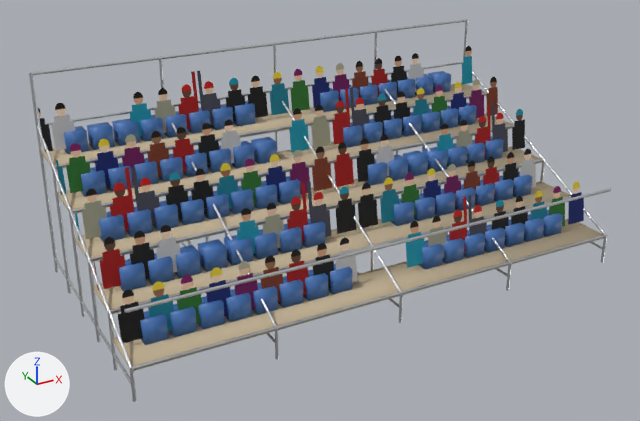
What one commit did to the glTF model content/props/grandstand/scaffold_10m_crowd.glb.
Rendered twice from a 50 mm camera at (-8.04, -11.59, 8.37) aimed at (-0.37, 2.37, 1.39). The lights are fixed; the arrows at lower left show +X, +Y and +Z. The first picture is the older version.

The first picture shows 'scaffold_10m_crowd'.
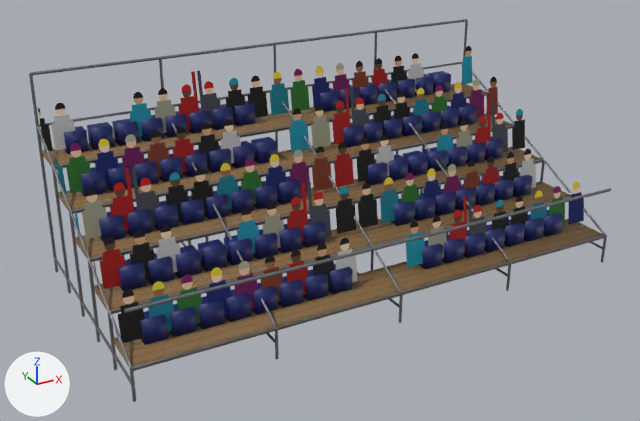
The change, as a list of edits to the scene's bpy script:
```text
Add img_bridge_steel_rough:
    img_bridge_steel_rough = load_image('bridge_steel_rough', '_unpacked/bridge_steel_rough', 512, 512, 'Non-Color')
Add img_bridge_steel_nrm:
    img_bridge_steel_nrm = load_image('bridge_steel_nrm', '_unpacked/bridge_steel_nrm', 512, 512, 'Non-Color')
Add img_bridge_steel_col:
    img_bridge_steel_col = load_image('bridge_steel_col', '_unpacked/bridge_steel_col', 512, 512, 'sRGB')
Add img_grandstand_seat_a_rough:
    img_grandstand_seat_a_rough = load_image('grandstand_seat_a_rough', '_unpacked/grandstand_seat_a_rough', 512, 512, 'Non-Color')
Add img_grandstand_seat_a_col:
    img_grandstand_seat_a_col = load_image('grandstand_seat_a_col', '_unpacked/grandstand_seat_a_col', 512, 512, 'sRGB')
Add img_grandstand_seat_a_nrm:
    img_grandstand_seat_a_nrm = load_image('grandstand_seat_a_nrm', '_unpacked/grandstand_seat_a_nrm', 512, 512, 'Non-Color')
Add img_scaffold_plank_rough:
    img_scaffold_plank_rough = load_image('scaffold_plank_rough', '_unpacked/scaffold_plank_rough', 512, 512, 'Non-Color')
Add img_scaffold_plank_nrm:
    img_scaffold_plank_nrm = load_image('scaffold_plank_nrm', '_unpacked/scaffold_plank_nrm', 512, 512, 'Non-Color')
Add img_scaffold_plank_col:
    img_scaffold_plank_col = load_image('scaffold_plank_col', '_unpacked/scaffold_plank_col', 512, 512, 'sRGB')
Change mat_scaffold_plank:
    remove # nodes: BsdfPrincipled, OutputMaterial
    remove # colours: beige #c4b395
    nodes: BsdfPrincipled, Math, NormalMap, OutputMaterial, SeparateColor, TexImage x3
    uses the picture img_scaffold_plank_col
    uses the picture img_scaffold_plank_nrm
    uses the picture img_scaffold_plank_rough
Change mat_grandstand_seat_a:
    remove # nodes: BsdfPrincipled, OutputMaterial
    remove # colours: blue #3f6fb3
    nodes: BsdfPrincipled, Mapping x3, Math, NormalMap, OutputMaterial, SeparateColor, TexImage x3, UVMap x3
    uses the picture img_grandstand_seat_a_col
    uses the picture img_grandstand_seat_a_nrm
    uses the picture img_grandstand_seat_a_rough
Change mat_bridge_steel:
    remove # nodes: BsdfPrincipled, OutputMaterial
    remove # colours: light grey #dddee1
    nodes: BsdfPrincipled, Math, NormalMap, OutputMaterial, SeparateColor, TexImage x3
    uses the picture img_bridge_steel_col
    uses the picture img_bridge_steel_nrm
    uses the picture img_bridge_steel_rough
```

Changed parts and their boxes [x1, y1, x2, y2] in the pictures (640 x 421 px):
'scaffold_10m_crowd', surface changed (darker): [29, 19, 611, 402] in both
